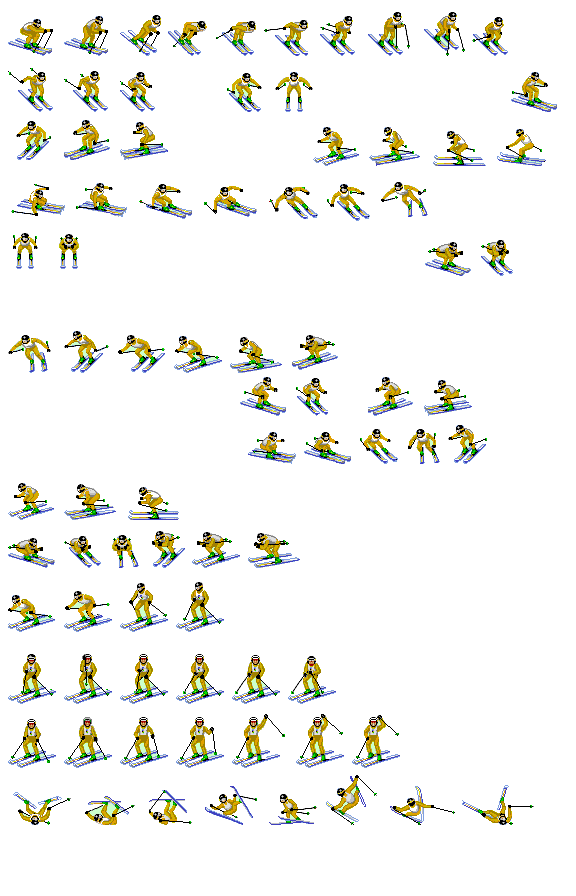
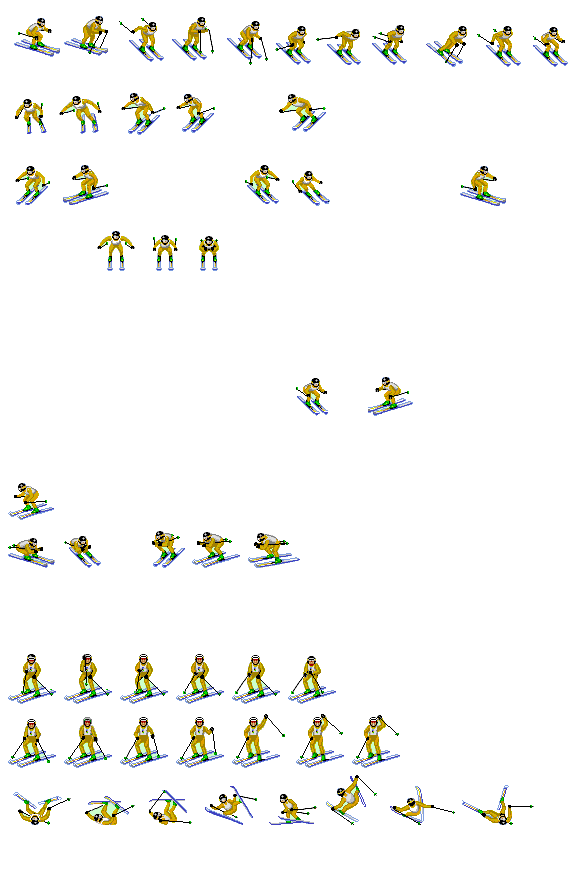
Two versions of the same layered image (576x896). Layer-by-layer changes:
removed layer "레이어 2" over [13, 233, 38, 269]
removed layer "레이어 3" over [59, 234, 79, 269]
removed layer "레이어 4" over [8, 331, 109, 373]
removed layer "레이어 5" over [425, 240, 513, 276]
removed layer "레이어 6" over [118, 335, 282, 373]
removed layer "레이어 7" over [292, 335, 338, 370]
painted on "레이어 0" over [8, 12, 568, 632]
